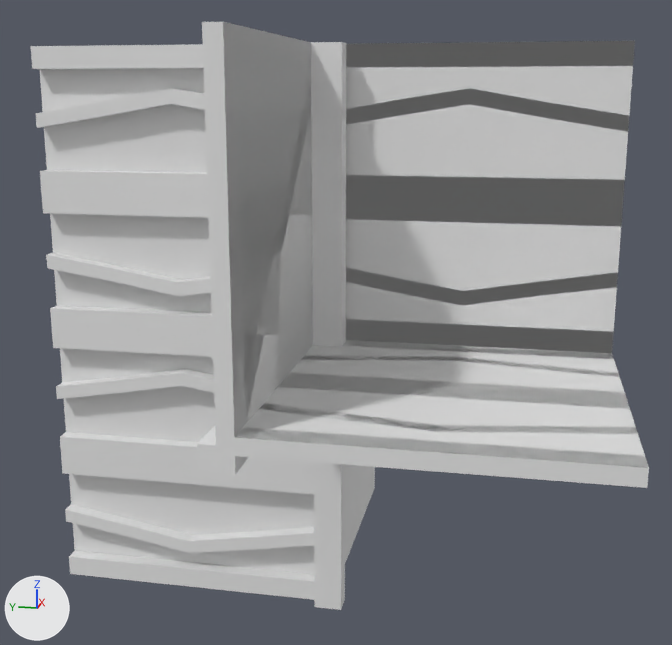
Renders of the OBJ model Data/bmc/tiles/t_074.obj from each side of a commit.
Rendered twice from a camera (50 mm lens) standing at (-1.561, -0.343, 0.421) and looking at (0.012, -0.028, 0.027). Lighting does not change. The marker at lower left points along +X, +Y and +Z. Where no turn or scale is listed for an object, it has been applied to the vertices.

Before the edit, the objects in view are built like this:
```python
me_t_074 = bpy.data.meshes.new('t_074')
me_t_074.from_pydata(...)  # 285 vertices, 548 faces; spans x -0.5..0.5, y -0.5..0.5, z -0.5..0.5
ob_t_074 = bpy.data.objects.new('t_074', me_t_074)
ob_t_074.location = (0.0, 0.0, 0.0)
```
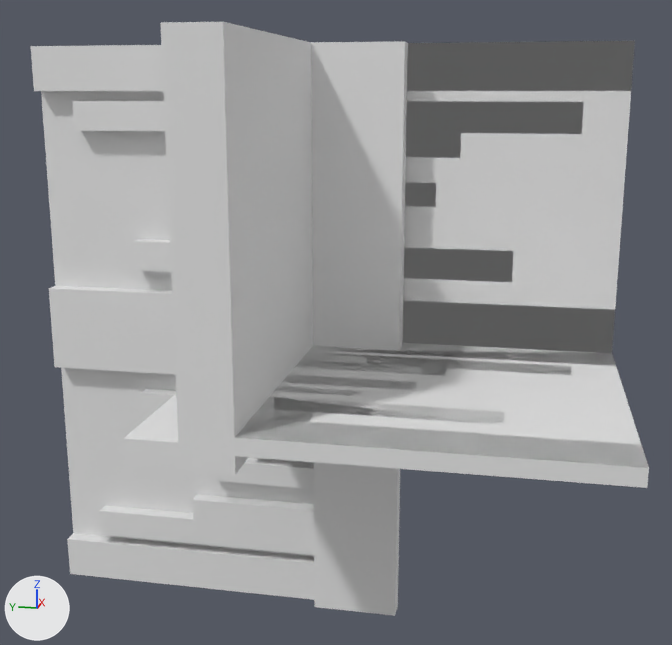
What changed in the scene script:
```text
Change me_t_074:
    used by ob_t_074; location = (0.0, 0.0, 0.0)
    remove me_t_074.from_pydata(...)  # 285 vertices, 548 faces; spans x -0.5..0.5, y -0.5..0.5, z -0.5..0.5
    add me_t_074.from_pydata(...)  # 243 vertices, 454 faces; spans x -0.5..0.5, y -0.5..0.5, z -0.5..0.5
    me_t_074 part 1: a new loose piece, a box spanning x -0.025..0.0, y 0.0..0.2, z -0.277..-0.237
    me_t_074 part 2: a new loose piece, a box spanning x -0.307..-0.282, y -0.126..0.0, z -0.025..0.0
    me_t_074 part 3: a new loose piece, a box spanning x -0.263..-0.223, y -0.2..0.0, z -0.025..0.0
    me_t_074 part 4: the loose piece of 38 vertices spanning x -0.025..0.025, y -0.5..0.5, z 0.362..0.429 is rebuilt with 25 vertices and now spans x -0.025..0.025, y -0.429..0.429, z 0.318..0.408
    me_t_074 part 5: the loose piece of 21 vertices spanning x -0.025..0.025, y -0.5..0.5, z 0.212..0.288 is rebuilt with 14 vertices and now spans x -0.025..0.025, y -0.2..0.2, z 0.237..0.277
    me_t_074 part 6: the loose piece of 20 vertices spanning x -0.025..0.0, y 0.0..0.5, z -0.429..-0.363 is rebuilt with 14 vertices and now spans x -0.025..0.0, y 0.0..0.429, z -0.408..-0.318
    me_t_074 part 7: the loose piece of 20 vertices spanning x -0.138..-0.071, y -0.5..0.0, z -0.025..0.0 is rebuilt with 14 vertices and now spans x -0.182..-0.092, y -0.429..0.0, z -0.025..0.0
    me_t_074 part 8: the loose piece of 12 vertices spanning x -0.287..-0.213, y -0.5..0.0, z -0.025..0.0 is deleted
    me_t_074 part 9: the loose piece of 12 vertices spanning x -0.025..0.0, y 0.0..0.5, z -0.288..-0.213 is deleted
    me_t_074 part 10: 130 vertices removed from x -0.5..0.5, y -0.5..0.5, z -0.5..0.5; 98 vertices added at x -0.5..0.5, y -0.5..0.5, z -0.5..0.5
```

What differs and where, as boxes (x1, y1, x2, y2) in the pictures (672 x 645 px; the box of a moved part takes in the faces that stretch with it):
't_074', reshaped
    before: (31, 22, 649, 610)
    after: (31, 22, 649, 616)
part 1 of me_t_074, added
    after: (211, 458, 314, 489)
part 2 of me_t_074, added
    after: (275, 386, 361, 396)
part 3 of me_t_074, added
    after: (283, 375, 417, 390)
part 4 of me_t_074, rebuilt (14% narrower, 29% taller)
    before: (36, 88, 629, 132)
    after: (72, 101, 584, 158)
part 5 of me_t_074, rebuilt
    before: (40, 170, 625, 226)
    after: (405, 182, 436, 207)
part 6 of me_t_074, rebuilt (14% narrower, 24% taller)
    before: (65, 504, 314, 553)
    after: (99, 494, 314, 555)
part 7 of me_t_074, rebuilt (12% narrower, 9% taller)
    before: (304, 355, 620, 377)
    after: (295, 352, 572, 376)
part 8 of me_t_074, deleted
    before: (317, 375, 629, 408)
part 9 of me_t_074, deleted
    before: (60, 432, 314, 495)
part 10 of me_t_074, moved or reshaped
    before: (31, 22, 649, 610)
    after: (31, 22, 649, 616)
